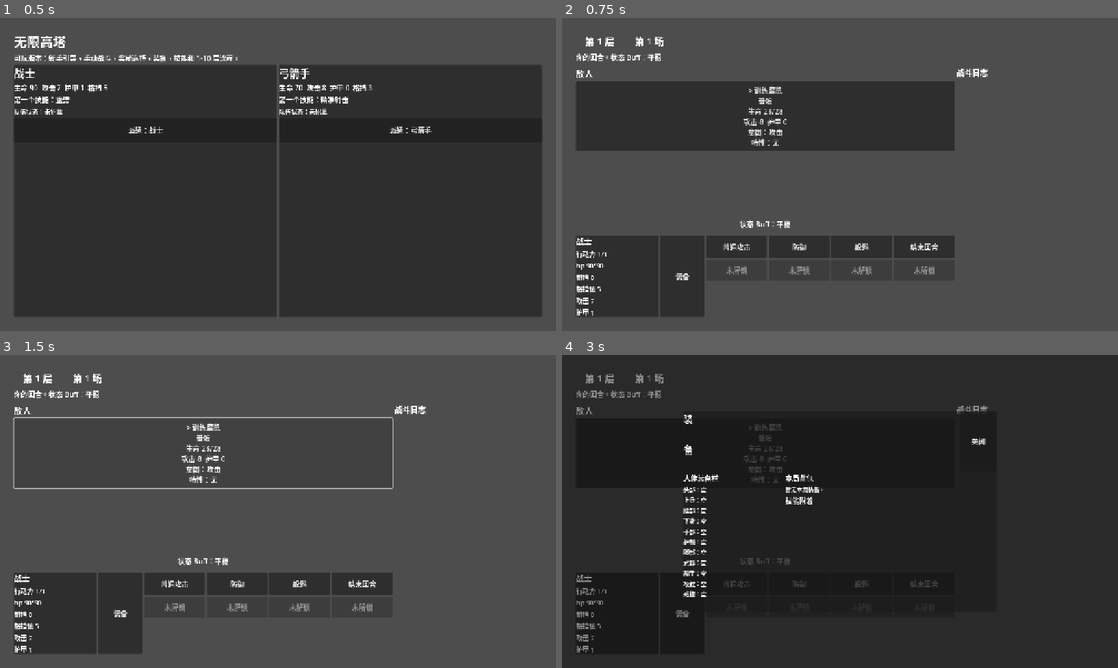
Above: before the commit, frames 1-4 (two rows, left to right).
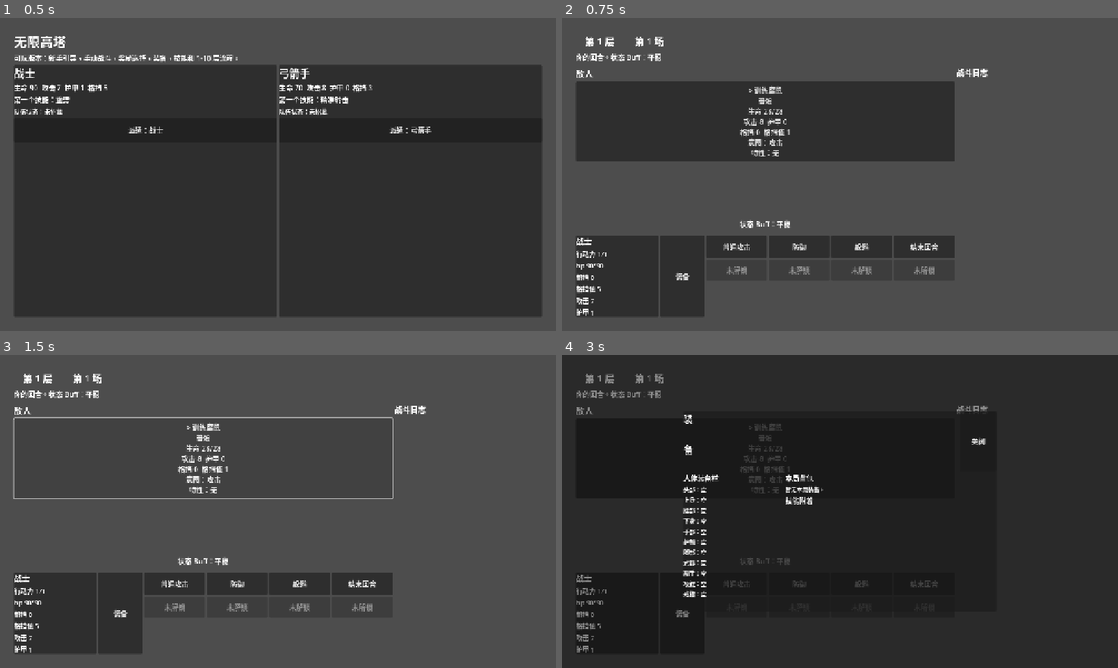
Above: after the commit, the same moments.

Repository: vacryleaf/super_tower
Game: Godot game, scene res://scenes/main.tscn
The game is run twice, just before and just after one commit, with the same random seed, the same clock (stepped at 60 frames per second) and the same inputs.
Inputs (mouse positions are in pixels of both pictures, inside the frame that each line leads up to):
- Up to frame 1 (0.5 s): no input
- Up to frame 2 (0.75 s): click "派遣：战士" at 0.5 s
- Up to frame 3 (1.5 s): click (205, 452) at 1.25 s, where only the run before the commit has a clickable "> 训练腐鼠 普通 生命 28/28 攻击 8 护甲 0 …"
- Up to frame 4 (3 s): click (767, 458) at 2 s, where only the run after the commit has a clickable "> 训练腐鼠 普通 生命 28/28 攻击 8 护甲 0 …"; click "装备" at 2.75 s

Frame 1 is identical in both runs. In frame 2, 2.5% of the frame differs, in the area x 2-71%, y 35-46%; in frame 3, 0.7%; in frame 4, 0.1%.

Commit message:
Split enemy block from armor

Diff:
--- a/GameProject/scripts/core/combat_engine.gd
+++ b/GameProject/scripts/core/combat_engine.gd
@@ -56,6 +56,7 @@
 		if _alive_count(enemies) == 0:
 			break
 
+		_clear_enemy_blocks(enemies)
 		_clear_enemy_taunts(enemies)
 		var actions := 0
 		for enemy in enemies:
@@ -92,7 +93,9 @@
 				"hp": int(unit["hp"]),
 				"attack": int(unit["attack"]),
 				"defense": int(unit["defense"]),
-				"armor": int(unit["defense"]) if unit.get("traits", []).has("thick_skin") else 0,
+				"armor": int(unit.get("armor", 0)) + (int(unit["defense"]) if unit.get("traits", []).has("thick_skin") else 0),
+				"block_power": maxi(1, int(unit["defense"])),
+				"block": 0,
 				"dodge_layers": 0,
 				"taunt": 0,
 				"traits": unit.get("traits", [])
@@ -131,7 +134,9 @@
 		"hp": hp,
 		"attack": attack,
 		"defense": defense,
-		"armor": defense * 2 if traits.has("thick_skin") else 0,
+		"armor": int(unit.get("armor", 0)) + (defense if traits.has("thick_skin") else 0),
+		"block_power": maxi(1, defense),
+		"block": 0,
 		"dodge_layers": 0,
 		"taunt": 0,
 		"traits": traits
@@ -186,13 +191,21 @@
 		log.append("%s:%s:dodge" % [source, target["name"]])
 		return
 	var remaining := amount
-	if target["armor"] > 0:
-		var absorbed: int = mini(int(target["armor"]), remaining)
-		target["armor"] -= absorbed
+	remaining = _damage_after_enemy_armor(target, remaining)
+	if int(target.get("block", 0)) > 0:
+		var absorbed: int = mini(int(target.get("block", 0)), remaining)
+		target["block"] = int(target.get("block", 0)) - absorbed
 		remaining -= absorbed
 	if remaining > 0:
 		target["hp"] = maxi(0, int(target["hp"]) - remaining)
 	log.append("%s:%s:%d" % [source, target["name"], amount])
+
+
+func _damage_after_enemy_armor(enemy: Dictionary, raw_damage: int) -> int:
+	if raw_damage <= 0:
+		return 0
+	var armor := maxi(0, int(enemy.get("armor", 0)))
+	return maxi(1, int(ceil(float(raw_damage) * 30.0 / float(30 + armor))))
 
 
 func _apply_damage_to_player(player: Dictionary, block: int, damage: int) -> int:
@@ -256,7 +269,7 @@
 		if traits.has("revive") and round_index % 3 == 0:
 			enemy["hp"] = mini(int(enemy["max_hp"]), int(enemy["hp"]) + maxi(1, int(round(float(enemy["max_hp"]) * 0.05))))
 		if traits.has("fortify") and round_index % 2 == 0:
-			enemy["armor"] += int(enemy["defense"])
+			enemy["block"] = int(enemy.get("block", 0)) + int(enemy.get("block_power", enemy["defense"]))
 		if traits.has("curse") and round_index % 3 == 0:
 			player["hp"] = maxi(0, int(player["hp"]) - 1)
 
@@ -278,7 +291,7 @@
 
 
 func _enemy_defend(enemy: Dictionary, scale: float) -> void:
-	enemy["armor"] = int(enemy.get("armor", 0)) + maxi(1, int(round(float(enemy["defense"]) * scale)))
+	enemy["block"] = int(enemy.get("block", 0)) + maxi(1, int(round(float(enemy.get("block_power", enemy.get("defense", 1))) * scale)))
 
 
 func _enemy_intent(enemy: Dictionary, round_index: int) -> String:
@@ -297,6 +310,11 @@
 func _clear_enemy_taunts(enemies: Array[Dictionary]) -> void:
 	for enemy in enemies:
 		enemy["taunt"] = 0
+
+
+func _clear_enemy_blocks(enemies: Array[Dictionary]) -> void:
+	for enemy in enemies:
+		enemy["block"] = 0
 
 
 func _active_taunt_target(enemies: Array[Dictionary]) -> int:
--- a/GameProject/scripts/core/play_session.gd
+++ b/GameProject/scripts/core/play_session.gd
@@ -137,7 +137,9 @@
 				"hp": int(unit["hp"]),
 				"attack": int(unit["attack"]),
 				"defense": int(unit["defense"]),
-				"armor": int(unit["defense"]) * 2 if traits.has("thick_skin") else 0,
+				"armor": int(unit.get("armor", 0)) + (int(unit["defense"]) if traits.has("thick_skin") else 0),
+				"block_power": maxi(1, int(unit["defense"])),
+				"block": 0,
 				"dodge_layers": 0,
 				"taunt": 0,
 				"traits": traits
@@ -346,6 +348,7 @@
 
 
 func _enemy_turn() -> void:
+	_clear_enemy_blocks()
 	_clear_enemy_taunts()
 	var actions := 0
 	for i in range(enemies.size()):
@@ -366,18 +369,23 @@
 		enemy["taunt"] = 0
 
 
+func _clear_enemy_blocks() -> void:
+	for enemy in enemies:
+		enemy["block"] = 0
+
+
 func _resolve_enemy_action(enemy: Dictionary, enemy_index: int) -> void:
 	var intent := _enemy_intent(enemy)
 	match intent:
 		"taunt":
 			enemy["taunt"] = 1
-			_enemy_defend(enemy, 1.0)
+			var gained := _enemy_defend(enemy, 1.0)
 			battle_log.append("%s 嘲讽并防守。" % enemy["name"])
-			last_events.append({"kind": "defense", "target": "enemy", "target_index": enemy_index, "source": enemy["name"], "amount": maxi(1, int(enemy["defense"]))})
+			last_events.append({"kind": "defense", "target": "enemy", "target_index": enemy_index, "source": enemy["name"], "amount": gained})
 		"defend":
-			_enemy_defend(enemy, 1.0)
-			battle_log.append("%s 进入防守。" % enemy["name"])
-			last_events.append({"kind": "defense", "target": "enemy", "target_index": enemy_index, "source": enemy["name"], "amount": maxi(1, int(enemy["defense"]))})
+			var gained := _enemy_defend(enemy, 1.0)
+			battle_log.append("%s 进入防守，获得 %d 点格挡。" % [enemy["name"], gained])
+			last_events.append({"kind": "defense", "target": "enemy", "target_index": enemy_index, "source": enemy["name"], "amount": gained})
 		"dodge":
 			enemy["dodge_layers"] = int(enemy.get("dodge_layers", 0)) + 1
 			battle_log.append("%s 准备闪避下一次命中。" % enemy["name"])
@@ -386,8 +394,10 @@
 			_enemy_attack(enemy, false)
 
 
-func _enemy_defend(enemy: Dictionary, scale: float) -> void:
-	enemy["armor"] = int(enemy.get("armor", 0)) + maxi(1, int(round(float(enemy["defense"]) * scale)))
+func _enemy_defend(enemy: Dictionary, scale: float) -> int:
+	var gained := maxi(1, int(round(float(enemy.get("block_power", enemy.get("defense", 1))) * scale)))
+	enemy["block"] = int(enemy.get("block", 0)) + gained
+	return gained
 
 
 func _enemy_attack(enemy: Dictionary, first_strike: bool) -> void:
@@ -430,14 +440,24 @@
 		last_events.append({"kind": "dodge_enemy_attack", "target": "enemy", "target_index": target_index, "amount": 0})
 		return
 	var remaining := damage
-	if int(enemy["armor"]) > 0:
-		var absorbed: int = mini(int(enemy["armor"]), remaining)
-		enemy["armor"] -= absorbed
-		remaining -= absorbed
+	remaining = _damage_after_enemy_armor(enemy, remaining)
+	var armor_reduced: int = maxi(0, damage - remaining)
+	var block_absorbed := 0
+	if int(enemy.get("block", 0)) > 0:
+		block_absorbed = mini(int(enemy.get("block", 0)), remaining)
+		enemy["block"] = int(enemy.get("block", 0)) - block_absorbed
+		remaining -= block_absorbed
 	if remaining > 0:
 		enemy["hp"] = maxi(0, int(enemy["hp"]) - remaining)
-	battle_log.append("命中 %s，造成 %d 点伤害。" % [enemy["name"], damage])
-	last_events.append({"kind": "damage", "target": "enemy", "target_index": target_index, "amount": damage})
+	battle_log.append("命中 %s：护甲减免 %d，格挡吸收 %d，造成 %d 点伤害。" % [enemy["name"], armor_reduced, block_absorbed, remaining])
+	last_events.append({"kind": "damage", "target": "enemy", "target_index": target_index, "amount": remaining})
+
+
+func _damage_after_enemy_armor(enemy: Dictionary, raw_damage: int) -> int:
+	if raw_damage <= 0:
+		return 0
+	var armor := maxi(0, int(enemy.get("armor", 0)))
+	return maxi(1, int(ceil(float(raw_damage) * 30.0 / float(30 + armor))))
 
 
 func _on_victory() -> void:
--- a/GameProject/scripts/main.gd
+++ b/GameProject/scripts/main.gd
@@ -186,7 +186,7 @@
 func _enemy_card(index: int) -> Control:
 	var enemy: Dictionary = session.enemies[index]
 	var button := Button.new()
-	button.custom_minimum_size = Vector2(220, 160)
+	button.custom_minimum_size = Vector2(220, 184)
 	button.size_flags_horizontal = Control.SIZE_EXPAND_FILL
 	var selected := ">" if index == selected_target else ""
 	button.text = _enemy_card_text(index, selected)
@@ -202,14 +202,16 @@
 
 func _enemy_card_text(index: int, selected: String = "") -> String:
 	var enemy: Dictionary = session.enemies[index]
-	return "%s %s\n%s\n生命 %d/%d\n攻击 %d  护甲 %d\n意图：%s\n特性：%s" % [
+	return "%s %s\n%s\n生命 %d/%d\n攻击 %d  护甲 %d\n格挡 %d  格挡值 %d\n意图：%s\n特性：%s" % [
 		selected,
 		enemy["name"],
 		_rank_label(enemy["rank"]),
 		int(enemy["hp"]),
 		int(enemy["max_hp"]),
 		int(enemy["attack"]),
-		int(enemy["armor"]),
+		int(enemy.get("armor", enemy.get("defense", 0))),
+		int(enemy.get("block", 0)),
+		int(enemy.get("block_power", enemy.get("defense", 0))),
 		session.enemy_intent_text(index),
 		_trait_labels(enemy["traits"])
 	]
@@ -813,7 +815,7 @@
 		"tank": "肉盾：倾向于防守，保护队伍后排。",
 		"taunt": "嘲讽：部分回合会嘲讽并防守，强制玩家优先攻击它。",
 		"backline": "后排：队伍中的输出手，通常由前排保护。",
-		"fortify": "固守：偶数回合会增加护甲。",
+		"fortify": "固守：偶数回合会获得额外格挡。",
 		"summon": "召唤：每隔数回合追加一段伤害压力。",
 		"revive": "复苏：每隔数回合恢复少量生命。",
 		"enrage": "狂暴：低生命时攻击伤害提高。",
--- a/GameProject/scripts/tests/tutorial_and_floors_test.gd
+++ b/GameProject/scripts/tests/tutorial_and_floors_test.gd
@@ -22,6 +22,7 @@
 	test_state_card_weights()
 	test_player_armor_baseline_is_low()
 	test_block_power_is_separate_from_armor()
+	test_enemy_block_power_is_separate_from_armor()
 	test_enemy_roles_include_tank_taunt_and_backline()
 	test_cunning_masks_enemy_intent()
 	test_skill_costs_minimum_two()
@@ -65,6 +66,35 @@
 	session.player["block_power"] = 7
 	session.player_defend()
 	assert_equal(int(session.player_block), 7, "defend should use block power even when armor is zero")
+
+
+func test_enemy_block_power_is_separate_from_armor() -> void:
+	var session_script = load("res://scripts/core/play_session.gd")
+	var session = session_script.new()
+	session.start_new_game("warrior")
+	var enemy := {
+		"name": "格挡测试敌人",
+		"rank": "normal",
+		"max_hp": 100,
+		"hp": 100,
+		"attack": 1,
+		"defense": 3,
+		"armor": 3,
+		"block_power": 9,
+		"block": 0,
+		"dodge_layers": 0,
+		"taunt": 0,
+		"traits": []
+	}
+	var gained: int = session._enemy_defend(enemy, 1.0)
+	assert_equal(gained, 9, "enemy defend should use block power")
+	assert_equal(int(enemy["armor"]), 3, "enemy defend should not increase armor")
+	assert_equal(int(enemy["block"]), 9, "enemy defend should increase current block")
+	var test_enemies: Array[Dictionary] = [enemy]
+	session.enemies = test_enemies
+	session._apply_damage_to_enemy(0, 30)
+	assert_true(int(session.enemies[0]["hp"]) < 100, "damage should pass after armor and block")
+	assert_true(int(session.enemies[0]["block"]) < 9, "enemy block should absorb part of incoming damage")
 
 
 func test_enemy_roles_include_tank_taunt_and_backline() -> void:
@@ -333,7 +363,7 @@
 func _encounter_threat(combat: CombatEngine, encounter: Dictionary, tower_floor: int) -> float:
 	var total := 0.0
 	for enemy in combat._build_enemies(encounter, tower_floor):
-		total += float(enemy["max_hp"]) + float(enemy["attack"]) * 5.0 + float(enemy["defense"]) * 2.5 + float(enemy["armor"])
+		total += float(enemy["max_hp"]) + float(enemy["attack"]) * 5.0 + float(enemy["defense"]) * 2.5 + float(enemy["armor"]) + float(enemy.get("block_power", 0))
 	return total
 
 
